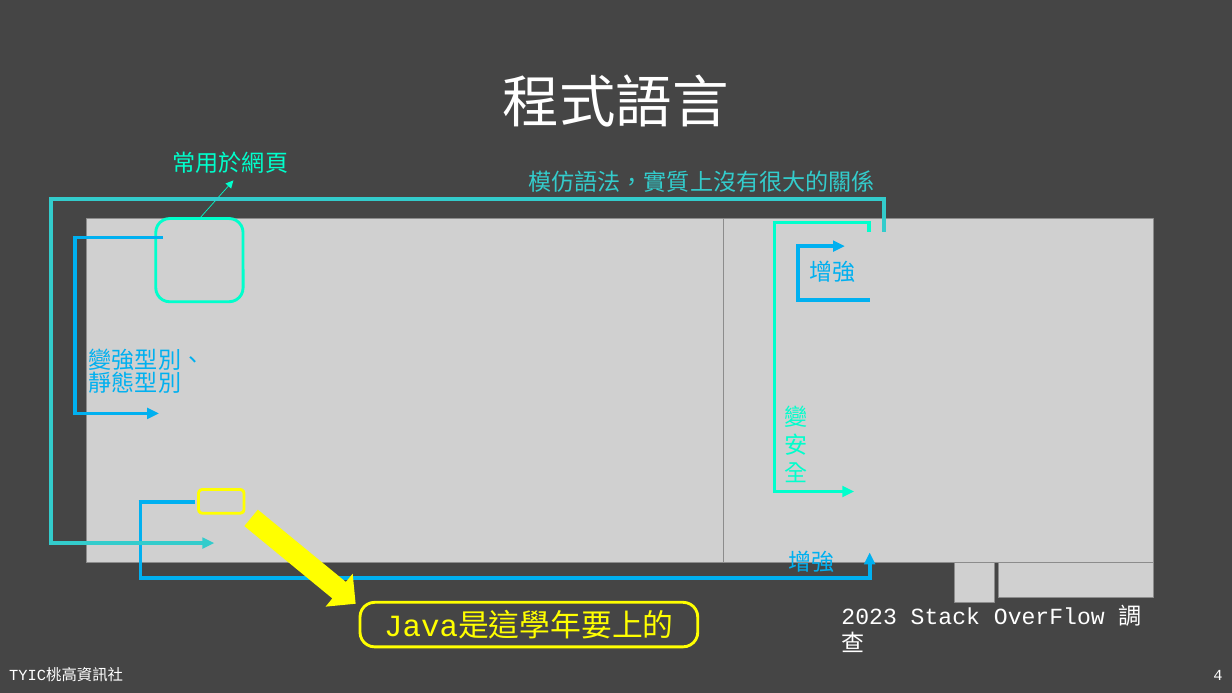
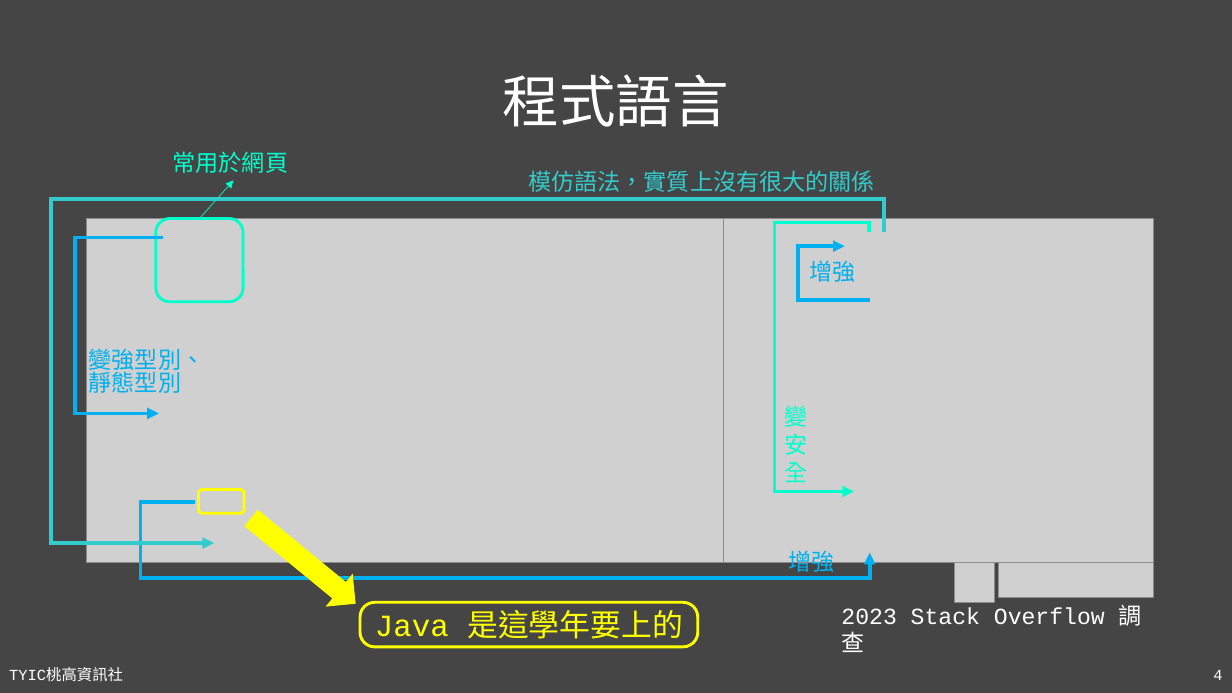
Before and after one commit to TYSHIC/slides, a slide deck: slide 4 of powerpoint/02_程式語言簡介.pptx. Drawn at 1232x693 pixels with LibreOffice and Linux fonts; fonts in the diff are those of the drawing; grey boxes stand for pictures. Boxes give left, top, right and bottom in pixels: in the first picture for what was removed or moved away, otherwise in the second. Text is boxed around its words. In the diff, an @@ line names an element or a change of style, - is before the commit and + after.

```diff
--- a/powerpoint/02_程式語言簡介.pptx
+++ b/powerpoint/02_程式語言簡介.pptx
@@ text in rounded rectangle at (x1=375, y1=610, x2=683, y2=639): spaces changed @@
-Java是這學年要上的
+Java 是這學年要上的
@@ text at (x1=841, y1=605, x2=1142, y2=652): text changed @@
-2023 Stack OverFlow 調查
+2023 Stack Overflow 調查
```
Also in this commit, not shown: 5 other files.
